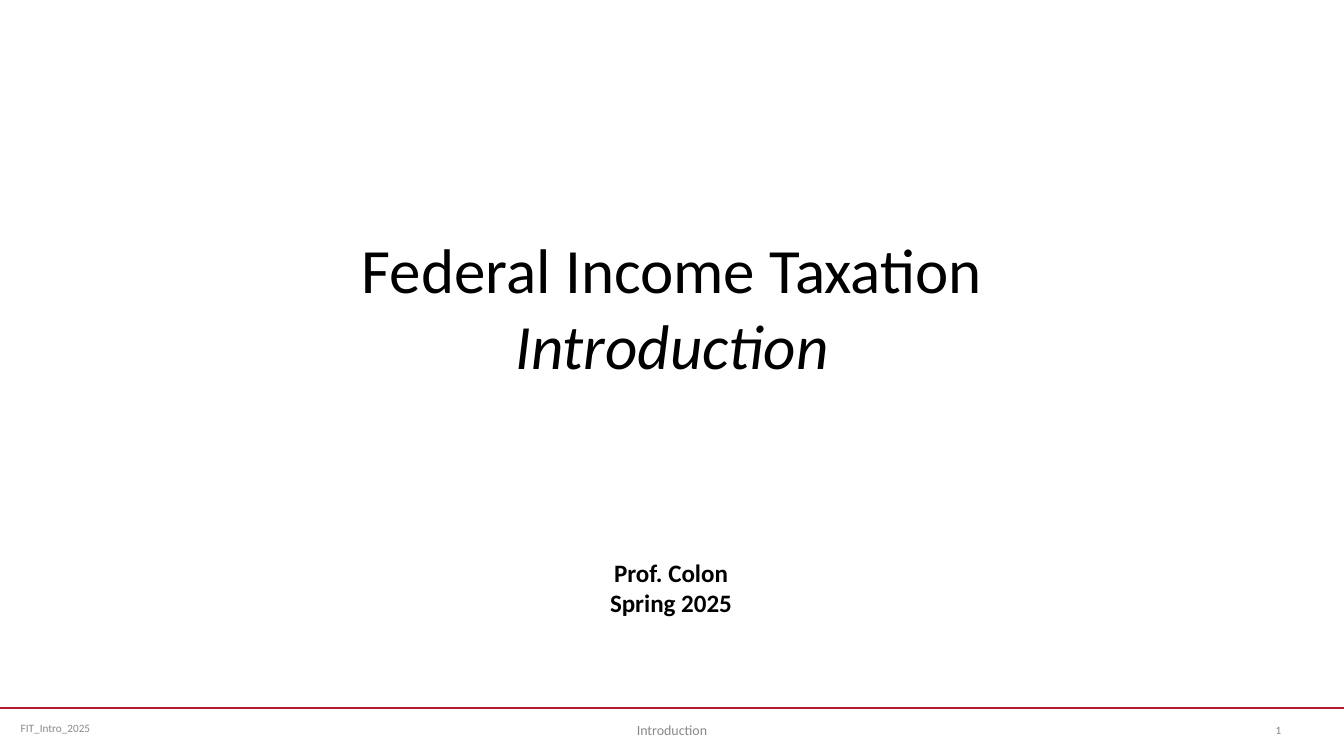
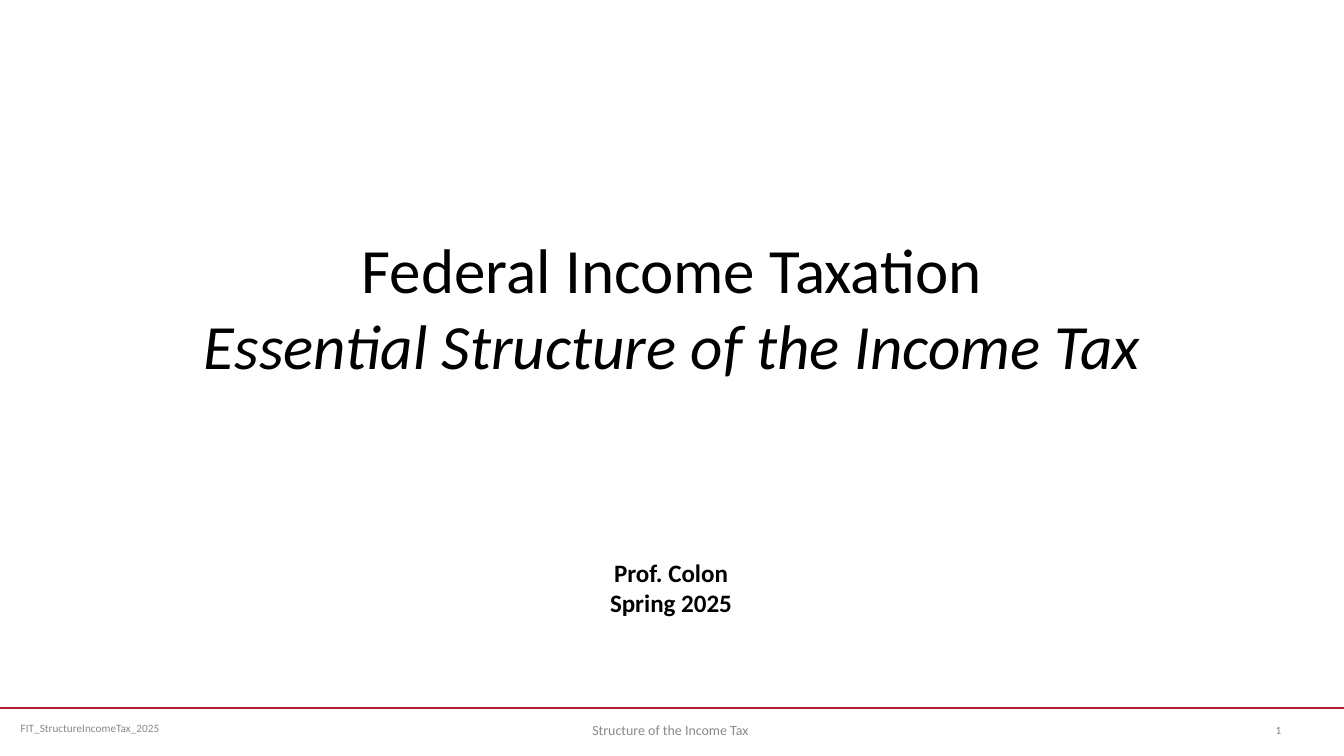
Before and after one commit to jmc877/Fed-Income-Tax, a slide deck: slide 1 of slides/FIT_StructureIncomeTax_2025.pptx. Drawn at 1344x756 pixels with LibreOffice and Linux fonts; fonts in the diff are those of the drawing. Boxes give left, top, right and bottom in pixels: in the first picture for what was removed or moved away, otherwise in the second. Text is boxed around its words. In the diff, an @@ line names an element or a change of style, - is before the commit and + after.

```diff
--- a/slides/FIT_StructureIncomeTax_2025.pptx
+++ b/slides/FIT_StructureIncomeTax_2025.pptx
@@ title at (204, 249, 1140, 377): text changed; italic on @@
-Federal Income Taxation
-Introduction
+Federal Income Taxation
+Essential Structure of the Income Tax
@@ text at (21, 725, 159, 734): text changed @@
-FIT_Intro_2025
+FIT_StructureIncomeTax_2025
@@ text at (592, 725, 748, 735): text changed @@
-Introduction
+Structure of the Income Tax
```
Also in this commit, not shown: 1 other slide changed, 13 slides added, 7 slides removed, 2 other files.
